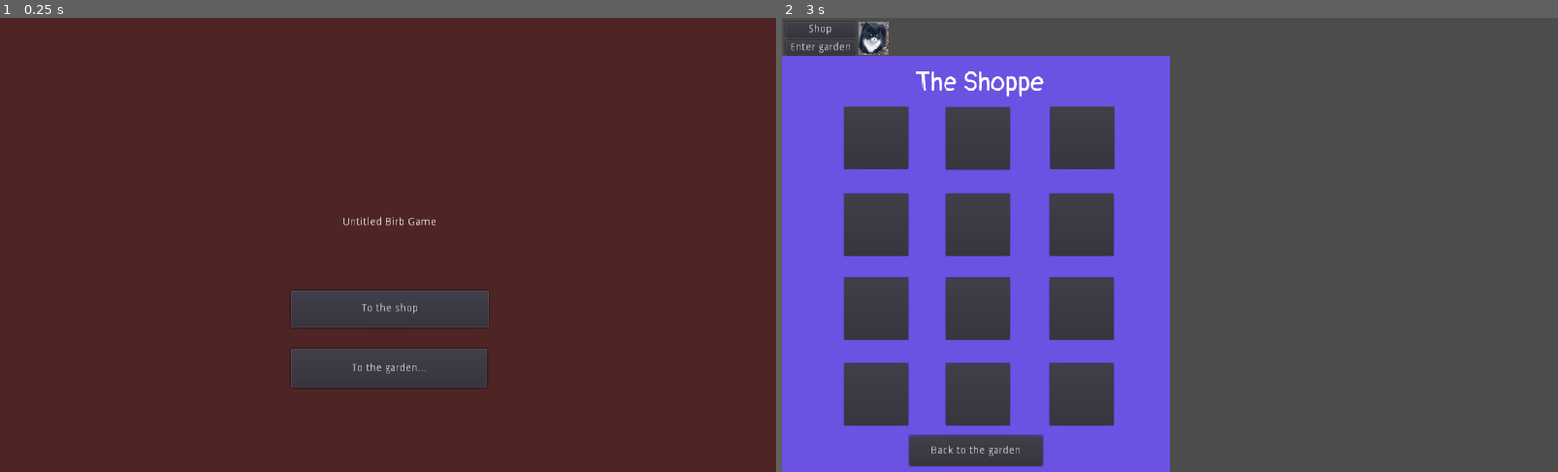
Above: before the commit, frames 1-2 (left to right).
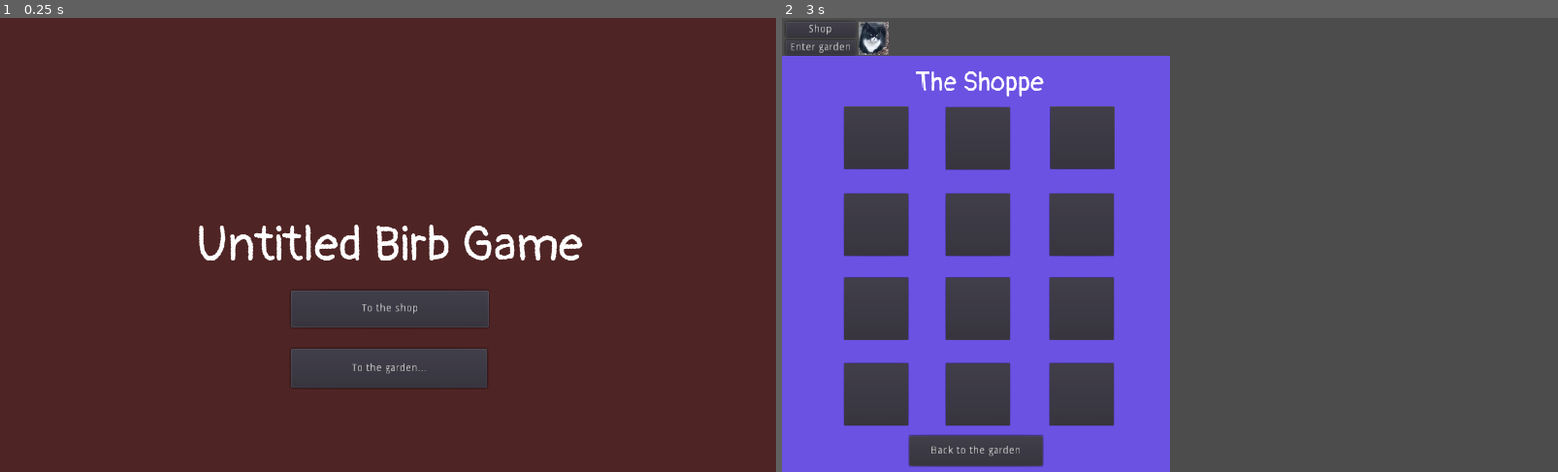
Above: after the commit, the same moments.

Repository: Binney/tori-atsume
Game: Godot game, scene res://Splash.tscn
The game is run twice, just before and just after one commit, with the same random seed, the same clock (stepped at 60 frames per second) and the same inputs.
Inputs:
- Up to frame 1 (0.25 s): no input
- Up to frame 2 (3 s): click "Enter garden" at 0.5 s; click "Enter garden" at 1.25 s; click "Shop" at 2 s; click "To the shop" at 2.75 s

The runs differ from the first frame. In frame 1, 1.5% of the frame differs, in the area x 25-76%, y 43-54%; in frame 2, nothing differs.

Commit message:
Bigger pangolin font for the title and added it to the Splash screen

Diff:
--- a/project/Splash.tscn
+++ b/project/Splash.tscn
@@ -1,6 +1,7 @@
-[gd_scene load_steps=2 format=2]
+[gd_scene load_steps=3 format=2]
 
 [ext_resource path="res://menu.gd" type="Script" id=1]
+[ext_resource path="res://pangolin_title.tres" type="DynamicFont" id=2]
 
 [node name="Control" type="Control"]
 anchor_right = 1.0
@@ -19,10 +20,15 @@
 }
 
 [node name="Label" type="Label" parent="."]
-margin_left = 451.699
-margin_top = 262.717
-margin_right = 579.699
-margin_bottom = 297.717
+anchor_left = 0.5
+anchor_top = 0.5
+anchor_right = 0.5
+anchor_bottom = 0.5
+margin_left = -254.5
+margin_top = -40.0
+margin_right = 254.5
+margin_bottom = 40.0
+custom_fonts/font = ExtResource( 2 )
 text = "Untitled Birb Game"
 __meta__ = {
 "_edit_use_anchors_": false
--- /dev/null
+++ b/project/pangolin_title.tres
@@ -0,0 +1,7 @@
+[gd_resource type="DynamicFont" load_steps=2 format=2]
+
+[ext_resource path="res://Pangolin-Regular.ttf" type="DynamicFontData" id=1]
+
+[resource]
+size = 64
+font_data = ExtResource( 1 )
